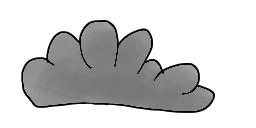
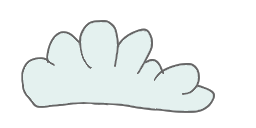
Layered file, before and after one edit (w=256, h=128). Changes by layer:
added layer "Paint Layer 3" above "Paint Layer 2" over [21, 20, 215, 113]
"Paint Layer 1": opacity 100% → 60%, painted on it over [21, 20, 215, 113]
